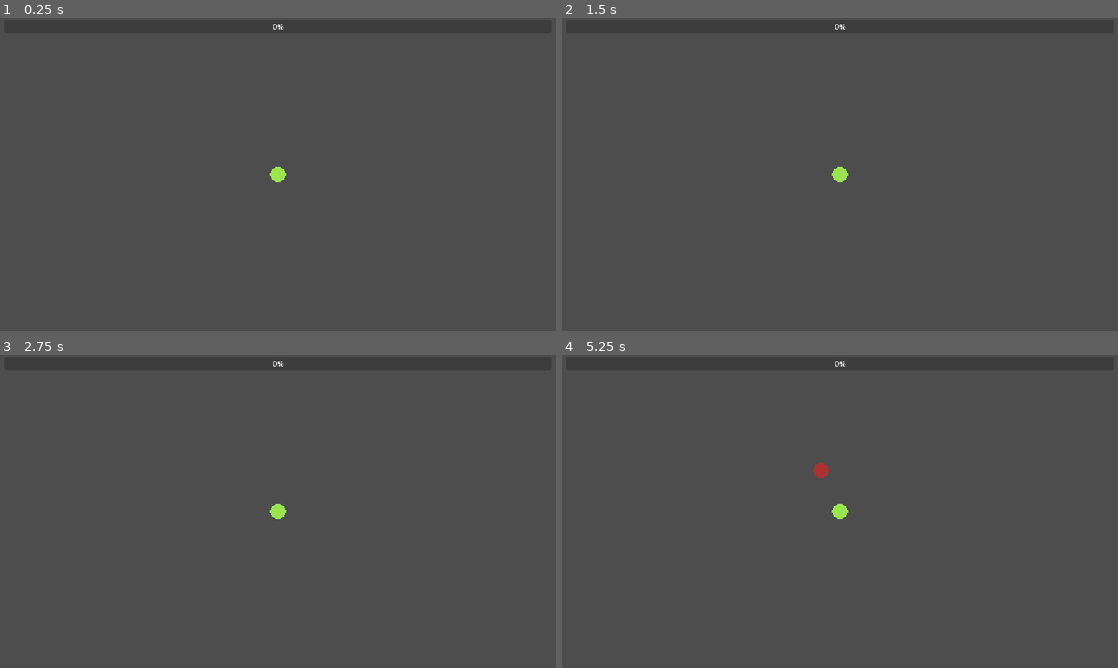
Above: before the commit, frames 1-4 (two rows, left to right).
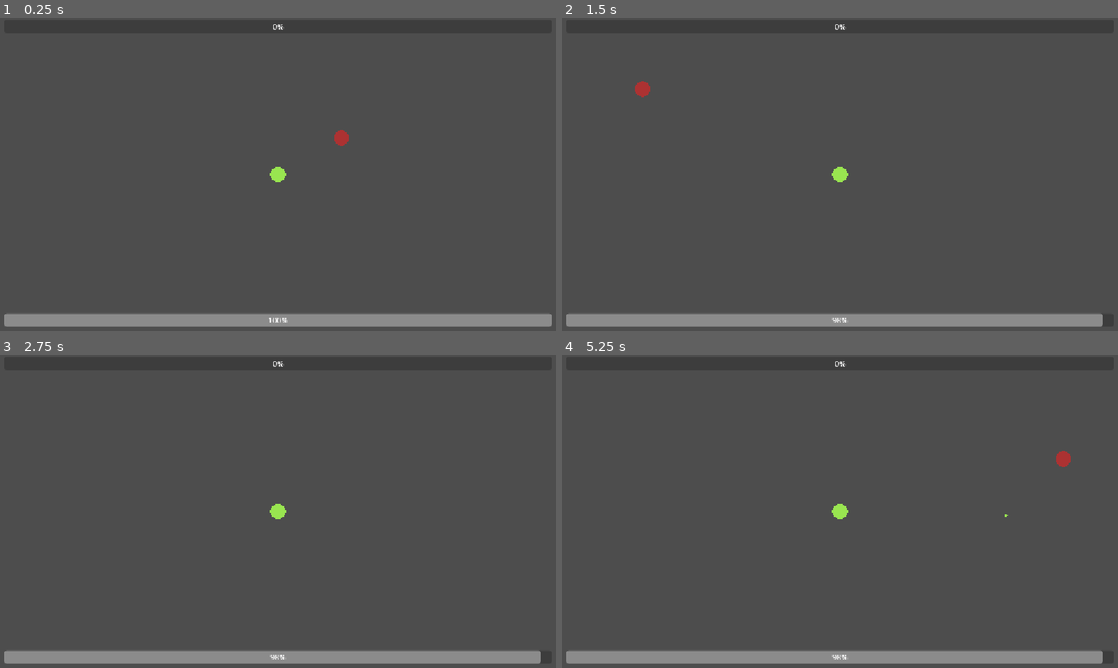
Above: after the commit, the same moments.

Repository: sid-the-loser/gde-lab-in-lab-3
Game: Godot game, scene res://scenes/world.tscn
Same seed, same stepped clock (60 frames per second), same inputs: the game is played once before the commit and once after it. Before the commit the project has no main scene; this scene is started directly in both runs.
Inputs:
- Up to frame 1 (0.25 s): no input
- Up to frame 2 (1.5 s): hold D (right) 0.53-1.28 s; hold Space (continue) 0.53-1.28 s; hold S (down) from 1.28 s (still down); tap Space (continue) at 1.35 s
- Up to frame 3 (2.75 s): tap Enter at 2 s; release S (down) at 2.03 s; hold D (right) from 2.03 s (still down); hold Space (continue) from 2.03 s (still down)
- Up to frame 4 (5.25 s): release D (right) at 2.78 s; release Space (continue) at 2.78 s; hold W (up) 2.78-3.53 s; tap Space (continue) at 2.85, 3.5, 4.35 s; hold Space (continue) 3.53-4.28 s; hold A (left) 3.53-5.03 s; hold S (down) from 5.03 s (still down); hold Space (continue) from 5.03 s (still down)

The runs differ from the first frame. In frame 1, 4.0% of the frame differs, in the area x 0-100%, y 35-99%; in frame 2, 4.0%; in frame 3, 3.9%; in frame 4, 4.1%, in the area x 0-98%, y 30-99%.

Commit message:
Implement enemy behavior, player health management, and XP system; update scene configurations and add UI elements

Diff:
--- a/prefabs/enemy.tscn
+++ b/prefabs/enemy.tscn
@@ -1,14 +1,28 @@
-[gd_scene load_steps=3 format=3 uid="uid://bfou2lahiqnvj"]
+[gd_scene load_steps=5 format=3 uid="uid://bfou2lahiqnvj"]
 
 [ext_resource type="Texture2D" uid="uid://7b7r6bf73mia" path="res://sprites/enemy.png" id="1_6n8dw"]
+[ext_resource type="Script" uid="uid://cis6iv2wtabvi" path="res://scripts/enemy.gd" id="1_yfjof"]
+
+[sub_resource type="CircleShape2D" id="CircleShape2D_cypye"]
+radius = 22.0
 
 [sub_resource type="CircleShape2D" id="CircleShape2D_yfjof"]
 radius = 16.0
 
 [node name="Enemy" type="CharacterBody2D"]
+script = ExtResource("1_yfjof")
 
 [node name="Enemy" type="Sprite2D" parent="."]
 texture = ExtResource("1_6n8dw")
 
+[node name="Hurtbox" type="Area2D" parent="."]
+
+[node name="CollisionShape2D" type="CollisionShape2D" parent="Hurtbox"]
+shape = SubResource("CircleShape2D_cypye")
+debug_color = Color(0.9856631, 0, 0.33617282, 0.41960785)
+
 [node name="CollisionShape2D" type="CollisionShape2D" parent="."]
 shape = SubResource("CircleShape2D_yfjof")
+
+[connection signal="body_entered" from="Hurtbox" to="." method="_on_hurtbox_body_entered"]
+[connection signal="body_exited" from="Hurtbox" to="." method="_on_hurtbox_body_exited"]
--- a/prefabs/player.tscn
+++ b/prefabs/player.tscn
@@ -9,8 +9,8 @@
 [node name="Player" type="CharacterBody2D"]
 script = ExtResource("1_4dohe")
 
-[node name="Player" type="Sprite2D" parent="."]
+[node name="Player3" type="Sprite2D" parent="."]
 texture = ExtResource("1_72ieh")
 
-[node name="CollisionShape2D" type="CollisionShape2D" parent="."]
+[node name="Player" type="CollisionShape2D" parent="."]
 shape = SubResource("CircleShape2D_4dohe")
--- a/project.godot
+++ b/project.godot
@@ -11,6 +11,7 @@
 [application]
 
 config/name="GDE-Lab-InLab-3"
+run/main_scene="uid://bjjum7tvjdwc4"
 config/features=PackedStringArray("4.5", "Forward Plus")
 config/icon="res://icon.svg"
 
--- a/scenes/world.tscn
+++ b/scenes/world.tscn
@@ -1,7 +1,10 @@
-[gd_scene load_steps=3 format=3 uid="uid://bjjum7tvjdwc4"]
+[gd_scene load_steps=6 format=3 uid="uid://bjjum7tvjdwc4"]
 
 [ext_resource type="PackedScene" uid="uid://t7oclgd3t01v" path="res://prefabs/player.tscn" id="1_nnsk1"]
+[ext_resource type="Script" uid="uid://ctsvyio7ohibi" path="res://scripts/xp_bar.gd" id="2_71j4m"]
 [ext_resource type="Script" uid="uid://dklhw4u6yrjba" path="res://scripts/spawner.gd" id="2_rwgxs"]
+[ext_resource type="PackedScene" uid="uid://bfou2lahiqnvj" path="res://prefabs/enemy.tscn" id="3_4wyf3"]
+[ext_resource type="Script" uid="uid://cmt6cxju6wn3d" path="res://scripts/hp_bar.gd" id="3_qfnet"]
 
 [node name="World" type="Node2D"]
 
@@ -17,7 +20,7 @@
 grow_horizontal = 2
 grow_vertical = 2
 
-[node name="ProgressBar" type="ProgressBar" parent="Player/Camera2D/HUD"]
+[node name="XP" type="ProgressBar" parent="Player/Camera2D/HUD"]
 layout_mode = 1
 anchors_preset = 10
 anchor_right = 1.0
@@ -26,6 +29,28 @@
 offset_right = 568.0
 offset_bottom = -293.0
 grow_horizontal = 2
+script = ExtResource("2_71j4m")
+
+[node name="Health" type="ProgressBar" parent="Player/Camera2D/HUD"]
+layout_mode = 1
+anchors_preset = 7
+anchor_left = 0.5
+anchor_top = 1.0
+anchor_right = 0.5
+anchor_bottom = 1.0
+offset_left = -568.0
+offset_top = 288.0
+offset_right = 568.0
+offset_bottom = 315.0
+grow_horizontal = 2
+grow_vertical = 0
+script = ExtResource("3_qfnet")
 
 [node name="Spawner" type="Node2D" parent="."]
 script = ExtResource("2_rwgxs")
+
+[node name="Enemy" parent="." instance=ExtResource("3_4wyf3")]
+position = Vector2(168, -96)
+
+[connection signal="health_updated" from="Player" to="Player/Camera2D/HUD/Health" method="_on_player_health_updated"]
+[connection signal="xp_updated" from="Player" to="Player/Camera2D/HUD/XP" method="_on_player_xp_updated"]
--- a/scripts/death_screen.gd
+++ b/scripts/death_screen.gd
@@ -1,4 +1,5 @@
 extends Control
 
 func _process(delta: float) -> void:
-	get_tree().change_scene_to_file("res://scenes/world.tscn")
+	if Input.is_action_pressed("continue"):
+		get_tree().change_scene_to_file("res://scenes/world.tscn")
--- /dev/null
+++ b/scripts/enemy.gd
@@ -0,0 +1,39 @@
+extends CharacterBody2D
+
+var movement_speed = 10000
+
+var movement_direction = Vector2.ZERO
+
+var hurt_time = 1
+
+var hurt_timer = 0
+
+var hit = false
+
+func _process(delta: float) -> void:
+	movement_direction = (GlobalVariables.player_position-position).normalized()
+
+	velocity = movement_direction * (movement_speed * delta)
+
+	move_and_slide()
+
+	hurt_timer += delta
+
+	if hurt_timer >= hurt_time:
+		hurt_timer = 0
+
+		if hit:
+			GlobalVariables.player_health -= 1
+
+
+func _on_hurtbox_body_entered(body: Node2D) -> void:
+	if body.name == "Player":
+		hit = true
+		GlobalVariables.player_health -= 1
+
+
+
+func _on_hurtbox_body_exited(body: Node2D) -> void:
+	if body.name == "Player":
+		hit = false
+		GlobalVariables.player_health -= 1
--- a/scripts/global_variables.gd
+++ b/scripts/global_variables.gd
@@ -1,5 +1,15 @@
 extends Node
 
 var player_position = Vector2.ZERO
+var player_health = 100
 
 var xp = 0
+
+func _process(delta: float) -> void:
+	if Input.is_action_pressed("quit"):
+		get_tree().quit()
+
+	if player_health <= 0:
+		player_health = 100
+		xp = 0
+		get_tree().change_scene_to_file("res://scenes/death.tscn")
--- /dev/null
+++ b/scripts/hp_bar.gd
@@ -0,0 +1,9 @@
+extends ProgressBar
+
+func _ready() -> void:
+	value = 100
+
+
+
+func _on_player_health_updated(val: float) -> void:
+	value = val
--- a/scripts/player.gd
+++ b/scripts/player.gd
@@ -1,7 +1,34 @@
 extends CharacterBody2D
+
+signal health_updated(val: float)
+signal xp_updated(val: float)
+
+var movement_speed = 50000
+
+var movement_direction = Vector2.ZERO
+
+var past_health = 100
+var past_xp = 0
 
 func _ready() -> void:
 	GlobalVariables.xp = 0
 
 func _process(delta: float) -> void:
+	movement_direction = Vector2(
+		Input.get_action_strength("right")-Input.get_action_strength("left"),
+		Input.get_action_strength("down")-Input.get_action_strength("up")
+	)
+
+	velocity = movement_direction * (movement_speed * delta)
+
+	move_and_slide()
+
 	GlobalVariables.player_position = position
+
+	if past_health != GlobalVariables.player_health:
+		past_health = GlobalVariables.player_health
+		health_updated.emit(past_health)
+
+	if past_xp != GlobalVariables.xp:
+		past_xp = GlobalVariables.xp
+		xp_updated.emit(past_xp)
--- a/scripts/spawner.gd
+++ b/scripts/spawner.gd
@@ -1,27 +1,48 @@
 extends Node2D
 
-var spawner_maximum_size = 100
+var spawner_maximum_size = 1000
 var spawn_time = 5
+var var_spawn_time = 5
 
 var spawn_timer = 0
 
+var spawn_count = 1
+var var_spawn_count = 1
+
 const ENEMY = preload("uid://bfou2lahiqnvj")
+const XP = preload("uid://dkyyjfb0v7sha")
+
 
 func _process(delta: float) -> void:
 	spawn_timer += delta
 
-	if spawn_timer >= spawn_time:
-		spawn()
+	if spawn_timer >= var_spawn_time:
+		for i in range(int(round(var_spawn_count))):
+			spawn()
 		spawn_timer = 0
 
 func spawn():
 	var spawn_position = Vector2(randf_range(-spawner_maximum_size,
-									spawner_maximum_size) + GlobalVariables.player_position.x,
+									spawner_maximum_size) + (GlobalVariables.player_position.x-(spawner_maximum_size/2)),
 								randf_range(-spawner_maximum_size,
-									spawner_maximum_size) + GlobalVariables.player_position.y)
+									spawner_maximum_size) + (GlobalVariables.player_position.y-(spawner_maximum_size/2)))
 
 	var new_enemy = ENEMY.instantiate()
 
 	get_parent().add_child(new_enemy)
 
 	new_enemy.global_position = spawn_position
+
+	spawn_position = Vector2(randf_range(-spawner_maximum_size,
+									spawner_maximum_size) + (GlobalVariables.player_position.x-(spawner_maximum_size/2)),
+								randf_range(-spawner_maximum_size,
+									spawner_maximum_size) + (GlobalVariables.player_position.y-(spawner_maximum_size/2)))
+
+	var new_xp = XP.instantiate()
+
+	get_parent().add_child(new_xp)
+
+	new_xp.global_position = spawn_position
+
+	var_spawn_time = spawn_time - (spawn_time*(GlobalVariables.xp/100))
+	var_spawn_count = spawn_count*(GlobalVariables.xp/100) + 1
--- a/scripts/xp.gd
+++ b/scripts/xp.gd
@@ -5,5 +5,6 @@
 
 
 func _on_area_2d_body_entered(body: Node2D) -> void:
-	GlobalVariables.xp += 1
-	queue_free()
+	if body.name == "Player":
+		GlobalVariables.xp += 1
+		queue_free()
--- /dev/null
+++ b/scripts/xp_bar.gd
@@ -0,0 +1,5 @@
+extends ProgressBar
+
+
+func _on_player_xp_updated(val: float) -> void:
+	value = val
Not shown, added: scripts/enemy.gd.uid
Not shown, added: scripts/hp_bar.gd.uid
Not shown, added: scripts/xp_bar.gd.uid
Not shown, changed: README.md
